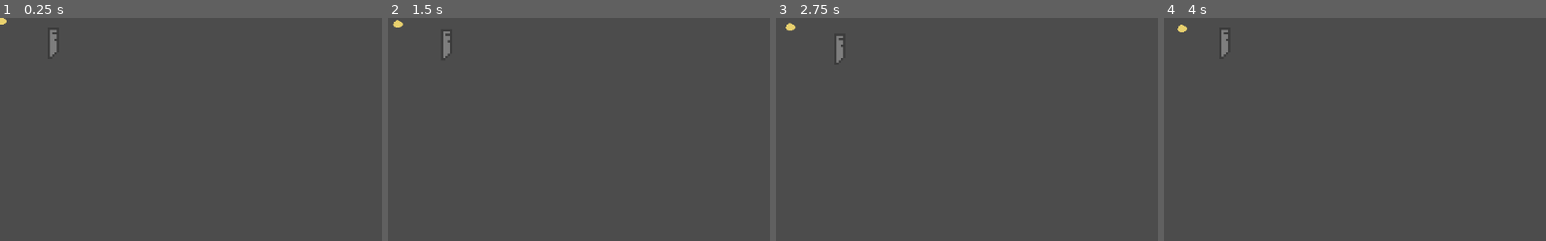
Above: before the commit, frames 1-4 (left to right).
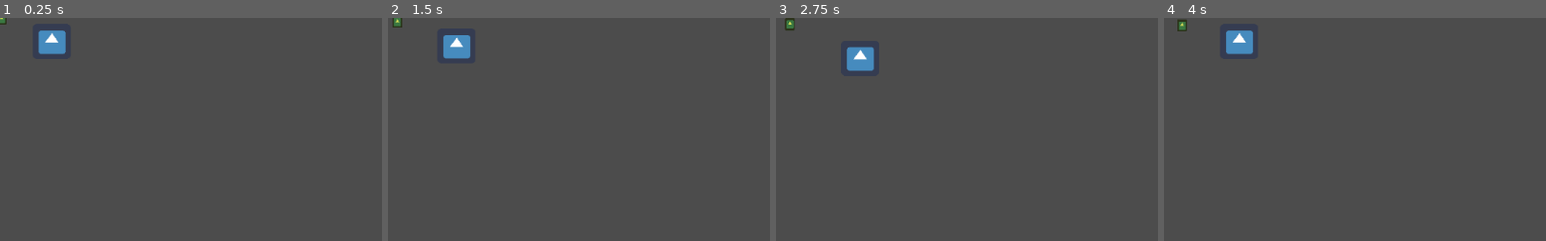
Above: after the commit, the same moments.

Repository: Cartogy/GWJ24
Game: Godot game, scene res://Scenes/test.tscn
The game is run twice, just before and just after one commit, with the same random seed, the same clock (stepped at 60 frames per second) and the same inputs. The project has no main scene, so this scene is started directly. The engine's default icon, where the game draws it, is replaced by a stand-in: a white triangle on a blue panel in a dark square.
Inputs:
- Up to frame 1 (0.25 s): no input
- Up to frame 2 (1.5 s): tap Enter at 0.5 s; hold Right (ui_right) 0.53-1.28 s; hold M (follow_cmd) 0.53-1.28 s; hold Down (ui_down) from 1.28 s (still down); tap H (stay_cmd) at 1.35 s
- Up to frame 3 (2.75 s): release Down (ui_down) at 2.03 s; hold Right (ui_right) from 2.03 s (still down); hold M (follow_cmd) from 2.03 s (still down)
- Up to frame 4 (4 s): release Right (ui_right) at 2.78 s; release M (follow_cmd) at 2.78 s; hold Up (ui_up) 2.78-3.53 s; tap H (stay_cmd) at 2.85 s; hold Left (ui_left) from 3.53 s (still down); hold M (follow_cmd) from 3.53 s (still down)
The pictures show only the part of the screen within x 0-50%, y 0-50%; the shares and areas given below are measured in that part.

The runs differ from the first frame. In frame 1, 0.8% of the frame differs, in the area x 0-18%, y 0-18%; in frame 2, 0.9%; in frame 3, 1.1%, in the area x 2-26%, y 0-24%; in frame 4, 1.0%.

Commit message:
Changed textures + added comments

Diff:
--- a/Scenes/Chick/Chick.tscn
+++ b/Scenes/Chick/Chick.tscn
@@ -1,6 +1,6 @@
 [gd_scene load_steps=7 format=2]
 
-[ext_resource path="res://Textures/Chick/chick_proto.png" type="Texture" id=1]
+[ext_resource path="res://icon.png" type="Texture" id=1]
 [ext_resource path="res://Scenes/Chick/follow.gd" type="Script" id=2]
 [ext_resource path="res://Scenes/Chick/chick.gd" type="Script" id=3]
 [ext_resource path="res://Scenes/StateMachine/state_machine.gd" type="Script" id=4]
@@ -16,6 +16,9 @@
 shape = SubResource( 1 )
 
 [node name="Sprite" type="Sprite" parent="."]
+modulate = Color( 0.823529, 0.85098, 0.341176, 1 )
+position = Vector2( 1.90735e-06, -0.0787449 )
+scale = Vector2( 0.207628, 0.254383 )
 texture = ExtResource( 1 )
 
 [node name="StateMachine" type="Node" parent="."]
--- a/Scenes/Chick/follow.gd
+++ b/Scenes/Chick/follow.gd
@@ -13,20 +13,21 @@
 
 func update(delta):
 	direction = Vector2(0, 0)
+	# Far from duck -> get closer (Needs refactoring)
 	if (calculate_goal(chick.get_duck()) - chick.position).length() > max_distance_away:
 		goal = calculate_goal(chick.get_duck())
 		direction = go_to_goal()
 	chick.move_and_slide(direction * chick.speed, Vector2(0,0))
 
 func go_to_goal():
+	# Direction for chick to move towards
 	var move_pos = (goal - chick.position).normalized()
 
 	return move_pos
 
 func calculate_goal(duck):
+	# Get coordinate directly behind the duck.
 	var point_to_go = -(chick.get_duck().direction) + chick.get_duck().position
-
-	#print(point_to_go)
 
 	return point_to_go
 
--- a/Scenes/Duck/Duck.tscn
+++ b/Scenes/Duck/Duck.tscn
@@ -2,7 +2,7 @@
 
 [ext_resource path="res://Scenes/Duck/movement.gd" type="Script" id=1]
 [ext_resource path="res://Textures/Duck/Duck_proto_Back.png" type="Texture" id=2]
-[ext_resource path="res://Textures/Duck/Duck_proto_right.png" type="Texture" id=3]
+[ext_resource path="res://icon.png" type="Texture" id=3]
 [ext_resource path="res://Textures/Duck/duck_proto_front.png" type="Texture" id=4]
 [ext_resource path="res://Scenes/Duck/duck.gd" type="Script" id=5]
 
@@ -25,17 +25,16 @@
 } ]
 
 [sub_resource type="RectangleShape2D" id=2]
-extents = Vector2( 3.1875, 8 )
+extents = Vector2( 8.58036, 8 )
 
 [node name="Duck" type="KinematicBody2D"]
-position = Vector2( 38.4598, 18.4375 )
+position = Vector2( -1.04017, -0.0624981 )
 scale = Vector2( 3, 3 )
 script = ExtResource( 5 )
-__meta__ = {
-"_edit_group_": true
-}
 
 [node name="AnimatedSprite" type="AnimatedSprite" parent="."]
+position = Vector2( -0.214184, 0.0442142 )
+scale = Vector2( 0.267404, 0.244253 )
 frames = SubResource( 1 )
 animation = "Side"
 
@@ -43,4 +42,5 @@
 script = ExtResource( 1 )
 
 [node name="CollisionShape2D" type="CollisionShape2D" parent="."]
+position = Vector2( -0.222473, 0 )
 shape = SubResource( 2 )
--- a/Scenes/Duck/duck.gd
+++ b/Scenes/Duck/duck.gd
@@ -1,4 +1,6 @@
 extends KinematicBody2D
+
+export (int) var speed
 
 var direction = Vector2(0, 0)
 
--- a/Scenes/Duck/movement.gd
+++ b/Scenes/Duck/movement.gd
@@ -3,7 +3,6 @@
 onready var duck = get_parent()
 
 var velocity = Vector2()
-var speed = 10
 
 # Called when the node enters the scene tree for the first time.
 func _ready():
@@ -12,18 +11,18 @@
 func get_input():
 	velocity = Vector2()
 	if Input.is_action_pressed("ui_up"):
-		velocity = Vector2(0,-1)
-	elif Input.is_action_pressed("ui_down"):
-		velocity = Vector2(0,1)
-	elif Input.is_action_pressed("ui_right"):
-		velocity = Vector2(1,0)
-	elif Input.is_action_pressed("ui_left"):
-		velocity = Vector2(-1,0)
+		velocity += Vector2(0,-1)
+	if Input.is_action_pressed("ui_down"):
+		velocity += Vector2(0,1)
+	if Input.is_action_pressed("ui_right"):
+		velocity += Vector2(1,0)
+	if Input.is_action_pressed("ui_left"):
+		velocity += Vector2(-1,0)
 
-	if velocity.x != 0 && velocity.y != 0:
+	if velocity.x != 0 && velocity.y != 0:	# change direction when moving
 		duck.change_direction(velocity)
 
 
 func _physics_process(delta):
 	get_input()
-	duck.move_and_slide(velocity * 10,Vector2(1,0))
+	duck.move_and_slide(velocity * duck.speed,Vector2(1,0))
--- a/Scenes/test.tscn
+++ b/Scenes/test.tscn
@@ -8,6 +8,7 @@
 
 [node name="Duck" parent="." instance=ExtResource( 2 )]
 position = Vector2( 69.9716, 31.4267 )
+speed = 30
 
 [node name="FlockManager" parent="." instance=ExtResource( 3 )]
 main_duck_path = NodePath("../Duck")
